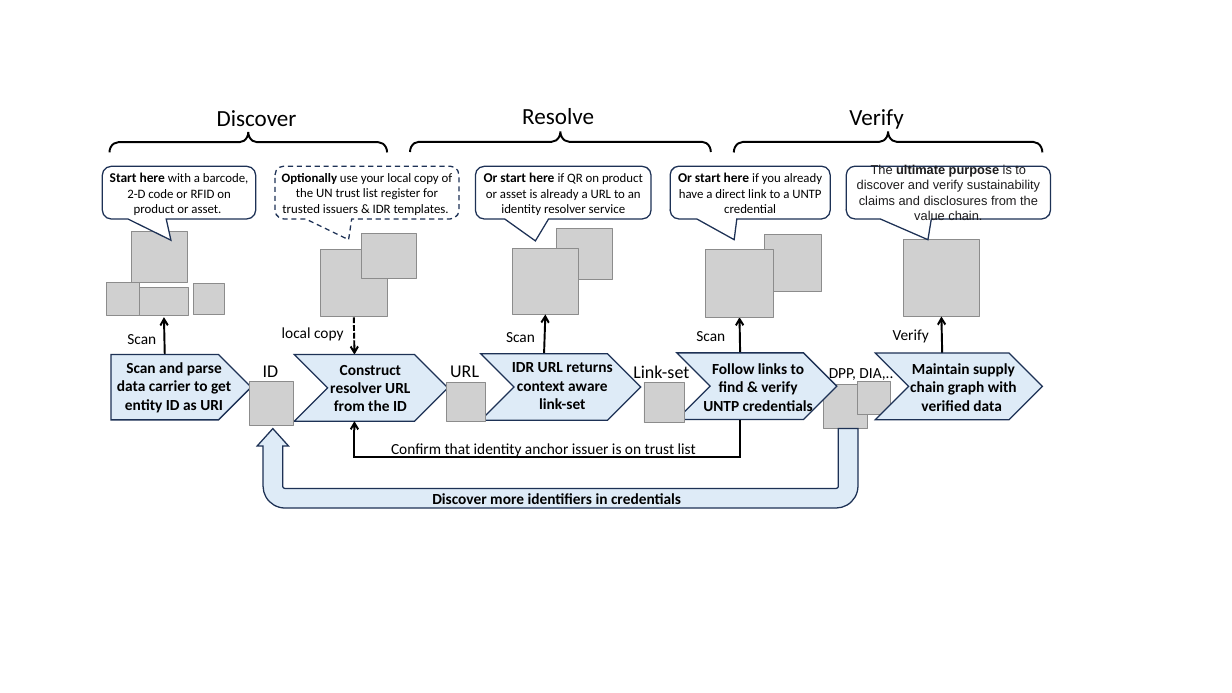
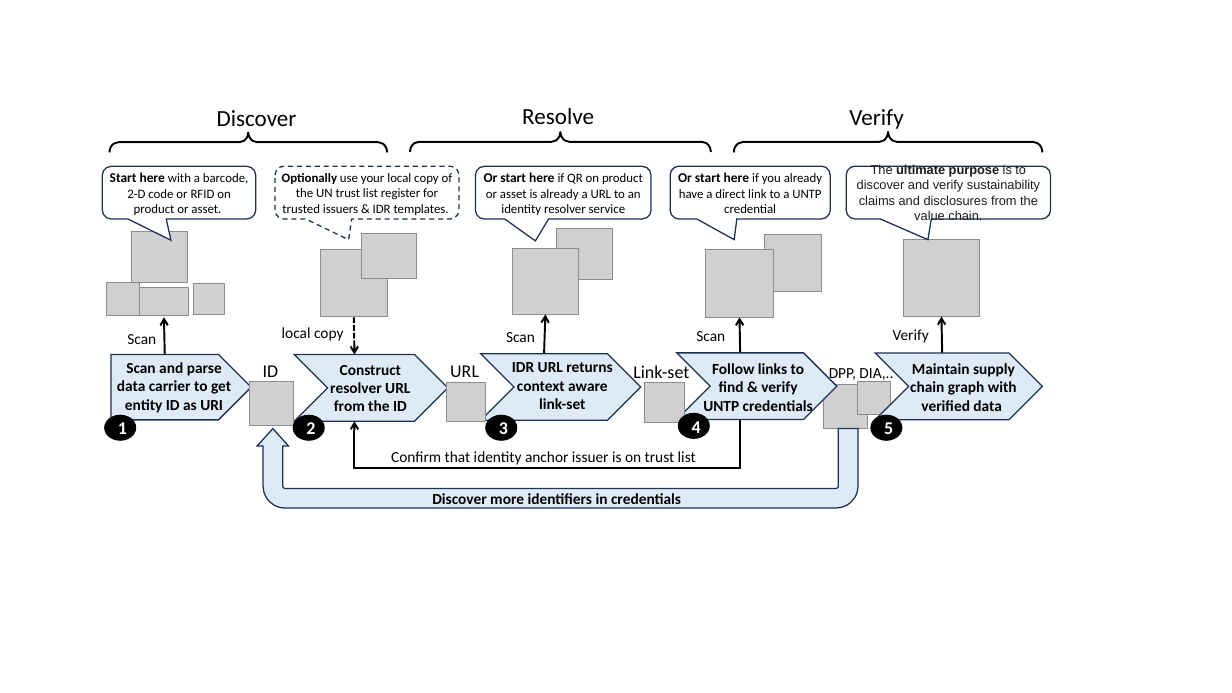
Before and after one commit to uncefact/spec-untp, a slide deck: slide 18 of website/docs/specification/UNTP-Diagrams-Specification.pptx. Drawn at 1232x693 pixels with LibreOffice and Linux fonts; fonts in the diff are those of the drawing; grey boxes stand for pictures. Boxes give left, top, right and bottom in pixels: in the first picture for what was removed or moved away, otherwise in the second. Text is boxed around its words. In the diff, an @@ line names an element or a change of style, - is before the commit and + after.

```diff
--- a/website/docs/specification/UNTP-Diagrams-Specification.pptx
+++ b/website/docs/specification/UNTP-Diagrams-Specification.pptx
@@ ellipse added at [104,415,137,441], fill #000000, 14 pt, text #FFFFFF, bold @@
+1
@@ ellipse added at [293,415,325,441], fill #000000, 14 pt, text #FFFFFF, bold @@
+2
@@ ellipse added at [485,415,518,441], fill #000000, 14 pt, text #FFFFFF, bold @@
+3
@@ ellipse added at [678,413,711,439], fill #000000, 14 pt, text #FFFFFF, bold @@
+4
@@ ellipse added at [871,415,903,441], fill #000000, 14 pt, text #FFFFFF, bold @@
+5
@@ elbow arrow (355, 421) - (740, 420): route changed @@
@@ text "Confirm that identity anchor issuer ...": place and size @@
-text "Confirm that identity anchor issuer ..." at [391,443,696,458]
+text "Confirm that identity anchor issuer ..." at [391,451,696,465]
```
Also in this commit, not shown: 3 other files.
